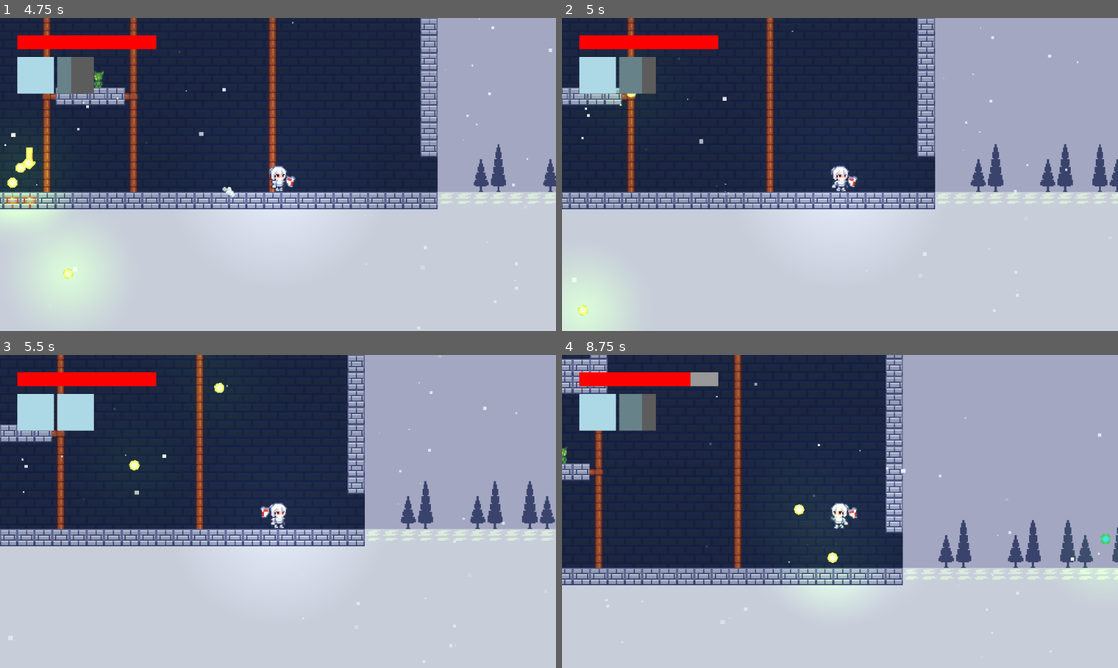
Above: before the commit, frames 1-4 (two rows, left to right).
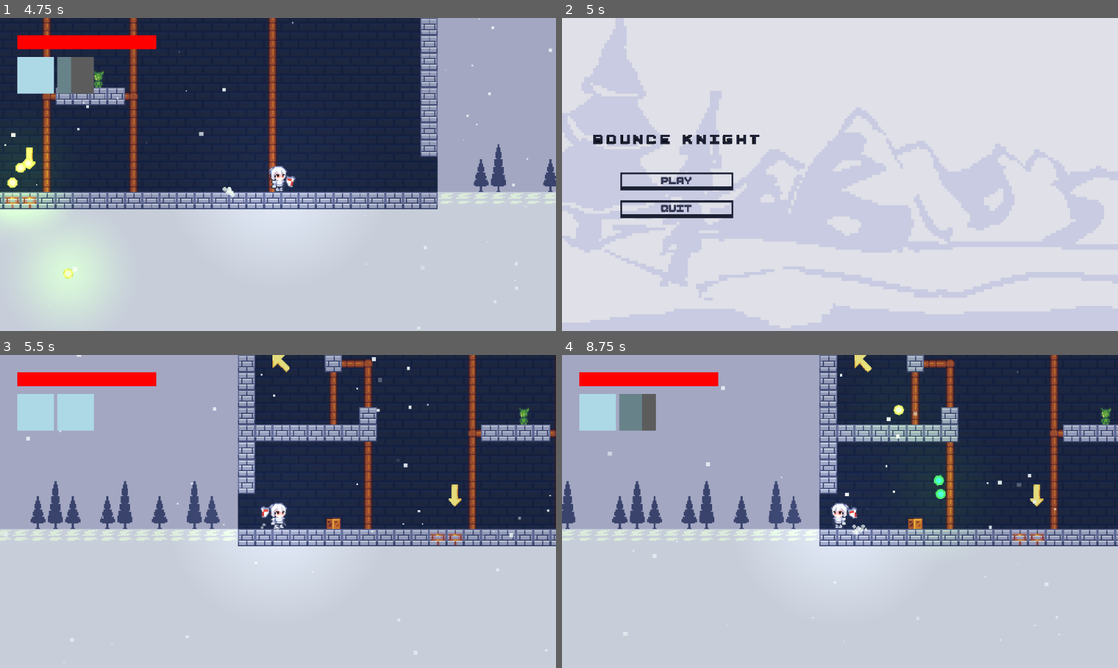
Above: after the commit, the same moments.

Repository: Cyberdemon-bot/Bounce-Knight
Game: Godot game, scene res://scenes/ui/start_screen_classic.tscn
Two runs of this game, one before a commit and one after it. Both use one fixed random seed, a clock stepped at 60 frames per second and the inputs below. Sound files missing from this copy of the repository are replaced by a short silence.
Inputs (mouse positions are in pixels of both pictures, inside the frame that each line leads up to):
- Up to frame 1 (4.75 s): click "PLAY" at 0.5 s; tap Enter at 1.25 s; move the mouse to (400, 158) at 1.27 s; hold D (move_right) 1.28-2.78 s; tap Q at 1.35, 2.85, 4.35 s; tap Space (jump) at 1.52, 2.27, 3.77, 4.52 s; move the mouse to (166, 190) at 2.02 s; tap E at 2.1, 3.6 s; move the mouse to (333, 105) at 2.77 s; hold A (move_left) 2.78-3.53 s; move the mouse to (250, 237) at 3.52 s; hold D (move_right) from 3.53 s (still down); move the mouse to (444, 221) at 4.27 s
- Up to frame 2 (5 s): keep holding D (move_right); tap Escape (ui_cancel) at 4.9 s
- Up to frame 3 (5.5 s): release D (move_right) at 5 s; click (116, 517) at 5 s, where only the run after the commit has a clickable "PLAY"
- Up to frame 4 (8.75 s): move the mouse to (673, 464) at 5.77 s; hold A (move_left) 5.78-6.53 s; tap E at 5.85, 7.35 s; tap Space (jump) at 6.02, 7.52, 8.27 s; move the mouse to (867, 511) at 6.52 s; hold D (move_right) 6.53-7.28 s; tap Q at 6.6, 8.1 s; move the mouse to (756, 433) at 7.27 s; hold A (move_left) from 7.28 s (still down); move the mouse to (962, 495) at 8.02 s

Frame 1 is identical in both runs. In frame 2, 59% of the frame differs, in the area x 0-100%, y 0-100%; in frame 3, 48%; in frame 4, 63%, in the area x 0-100%, y 0-95%.

Commit message:
ESC TO RETURN START MENU

Diff:
--- a/scripts/main.gd
+++ b/scripts/main.gd
@@ -1,7 +1,7 @@
 extends Node2D
 
 @export var enemy_scene: PackedScene
-@export_file("*.tscn") var start_screen_scene: String = "res://scenes/start_screen_basic.tscn"
+@export_file("*.tscn") var start_screen_scene: String = "res://scenes/ui/start_screen_classic.tscn"
 
 @onready var spawn_points: Array[Node] = $SpawnPoints.get_children()
 @onready var goal_area: Area2D = $GoalArea
@@ -44,3 +44,7 @@
 			var enemy := enemy_scene.instantiate()
 			enemy.global_position = marker.global_position
 			add_child(enemy)
+
+func _unhandled_input(event: InputEvent) -> void:
+	if event.is_action_pressed("ui_cancel"):
+		_on_menu_pressed()
